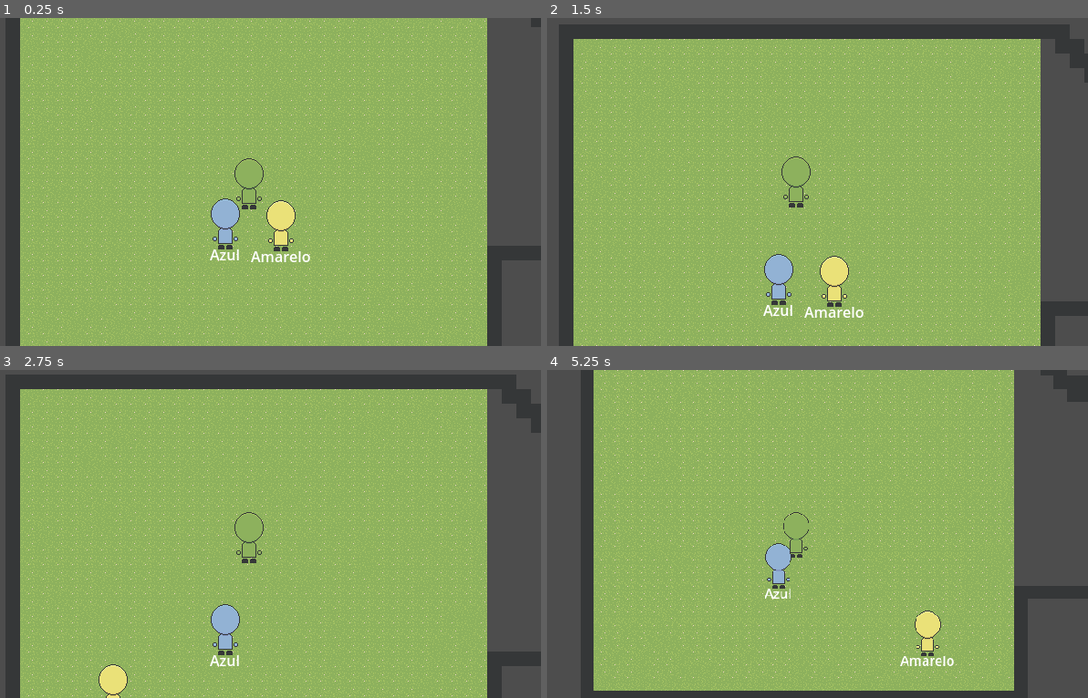
Above: before the commit, frames 1-4 (two rows, left to right).
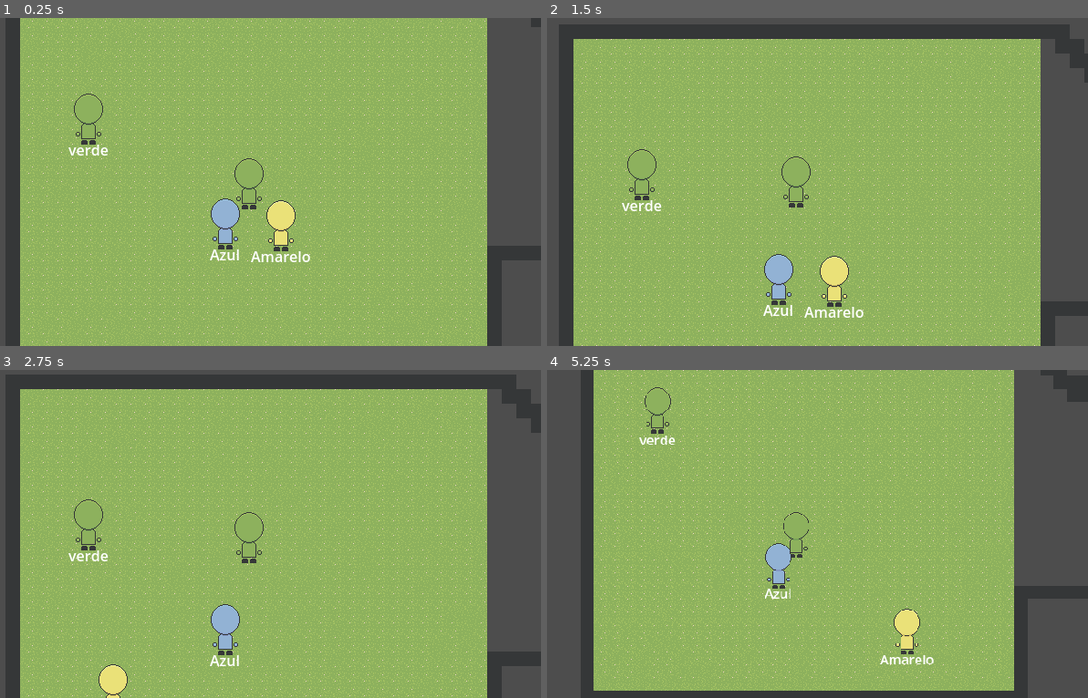
Above: after the commit, the same moments.

Repository: AugustoRemus/DetetiveGrafos
Game: Godot game, scene res://Scenes/DebugTeste/fase_debug.tscn
The game is run twice, just before and just after one commit, with the same random seed, the same clock (stepped at 60 frames per second) and the same inputs.
Inputs (mouse positions are in pixels of both pictures, inside the frame that each line leads up to):
- Up to frame 1 (0.25 s): no input
- Up to frame 2 (1.5 s): tap Enter at 0.5 s; move the mouse to (925, 165) at 0.52 s; hold W (up) 0.53-1.28 s; tap E (E) at 0.6 s; tap A (L) at 0.8, 1.35 s; move the mouse to (676, 198) at 1.27 s; hold S (down) from 1.28 s (still down)
- Up to frame 3 (2.75 s): tap D (R) at 1.55, 2.1 s; move the mouse to (308, 461) at 2.02 s; release S (down) at 2.03 s; hold W (up) from 2.03 s (still down); tap E (E) at 2.3 s
- Up to frame 4 (5.25 s): move the mouse to (768, 599) at 2.77 s; tap E (E) at 2.85, 4.55 s; tap A (L) at 3.05, 3.6 s; move the mouse to (968, 583) at 3.52 s; release W (up) at 3.53 s; hold S (down) from 3.53 s (still down); tap D (R) at 3.8 s; tap Z (Debug) at 4.15 s; move the mouse to (622, 484) at 4.27 s; right-click (622, 484) at 4.35 s; move the mouse to (822, 534) at 5.02 s; tap Q (Q) at 5.1 s

The runs differ from the first frame. In frame 1, 0.2% of the frame differs, in the area x 12-21%, y 23-42%; in frame 2, 0.2%; in frame 3, 0.2%; in frame 4, 1.3%, in the area x 17-76%, y 5-91%.

Commit message:
melhoria da criacao da matriz

Diff:
--- /dev/null
+++ b/detetivegrafos/ResourcesNpcs/teste/testeVerde.tres
@@ -0,0 +1,14 @@
+[gd_resource type="Resource" script_class="NPCs" load_steps=3 format=3 uid="uid://b54b5ae8pdg2b"]
+
+[ext_resource type="Texture2D" uid="uid://c3ytclafnvlpb" path="res://Sprites/Placeholders/NPCVerde.png" id="1_twxwq"]
+[ext_resource type="Script" uid="uid://b12qt62netlng" path="res://ResourcesNpcs/NPCsResource.gd" id="2_d4142"]
+
+[resource]
+script = ExtResource("2_d4142")
+Rsprite = ExtResource("1_twxwq")
+RnomeCor = "verde"
+Rspeed = 30.0
+RbobSpeed = 0.3
+RtempoEsperaMin = 2.0
+RtempoEsperaMax = 5.0
+metadata/_custom_type_script = "uid://b12qt62netlng"
--- a/detetivegrafos/Scenes/DebugTeste/fase_debug.tscn
+++ b/detetivegrafos/Scenes/DebugTeste/fase_debug.tscn
@@ -7,6 +7,7 @@
 [ext_resource type="Resource" uid="uid://dhkt6xknhj750" path="res://ResourcesNpcs/teste/testeAmarelo.tres" id="4_k7s56"]
 [ext_resource type="Resource" uid="uid://b71e643tt8njg" path="res://ResourcesNpcs/teste/testeAzul.tres" id="5_tow86"]
 [ext_resource type="Script" uid="uid://bmd3dfd08ts5m" path="res://Scripts/Fase/AleatorioBase.gd" id="7_0odl8"]
+[ext_resource type="Resource" uid="uid://b54b5ae8pdg2b" path="res://ResourcesNpcs/teste/testeVerde.tres" id="7_bfw4o"]
 
 [sub_resource type="TileSetAtlasSource" id="TileSetAtlasSource_dhdj0"]
 resource_name = "Grama1"
@@ -93,9 +94,9 @@
 polygons = Array[PackedInt32Array]([PackedInt32Array(0, 1, 2, 3)])
 outlines = Array[PackedVector2Array]([PackedVector2Array(-76, -63, 429, -61, 431, 345, -76, 349)])
 
-[node name="FaseDebug" type="Node2D" node_paths=PackedStringArray("ListaNPCs", "logicaRelacoes")]
+[node name="FaseDebug" type="Node2D" node_paths=PackedStringArray("nodoNPCs", "logicaRelacoes")]
 script = ExtResource("1_umjxx")
-ListaNPCs = [NodePath("NPCs/BaseNPCs"), NodePath("NPCs/BaseNPCs2")]
+nodoNPCs = NodePath("NPCs")
 logicaRelacoes = NodePath("logicaCriacaoGrafo")
 
 [node name="TileMap" type="TileMap" parent="."]
@@ -134,5 +135,10 @@
 position = Vector2(147, 198)
 resourceNPC = ExtResource("5_tow86")
 
+[node name="BaseNPCs3" parent="NPCs" node_paths=PackedStringArray("nodosDestino") instance=ExtResource("3_ywf2r")]
+position = Vector2(-3, 83)
+resourceNPC = ExtResource("7_bfw4o")
+nodosDestino = [NodePath("../../ArrayPontos/0"), NodePath("../../ArrayPontos/4")]
+
 [node name="logicaCriacaoGrafo" type="Node" parent="."]
 script = ExtResource("7_0odl8")
--- a/detetivegrafos/Scripts/Fase/FaseLogica.gd
+++ b/detetivegrafos/Scripts/Fase/FaseLogica.gd
@@ -1,6 +1,10 @@
 extends Node2D
 ##lista de todos os NPCs
-@export var ListaNPCs: Array[NPCClasse]
+var ListaNPCs: Array[NPCClasse]
+
+##nodo aonde estao os npcs
+@export var nodoNPCs: Node
+
 
 ##vai receber um nodo de logica, aleatorio ou pré selecionado
 @export var logicaRelacoes: Node
@@ -9,6 +13,19 @@
 var matrizNPCs
 
 func _ready() -> void:
+	#pega os filhos do nodo dos npcs
+	ListaNPCs.clear()
+
+	var nodosFilhos = nodoNPCs.get_children()
+	#adiciona cada filho individualmente
+	for filho in nodosFilhos:
+		if filho != null:
+			ListaNPCs.append(filho)
+	#ListaNPCs =
+
+
+
+
 	marcadoID()
 	matrizNPCs = logicaRelacoes.CriarGrafo(ListaNPCs)
 	startNPCs()
--- a/detetivegrafos/Scripts/NPCs/logica_interacoes.gd
+++ b/detetivegrafos/Scripts/NPCs/logica_interacoes.gd
@@ -1,5 +1,6 @@
 extends Node
 @onready var base_np_cs: NPCClasse = $".."
+
 @export var logicaBalao: Sprite2D
 
 #matriz
Not shown: 1 places in detetivegrafos/Scenes/DebugTeste/fase_debug.tscn that only renumber resources
